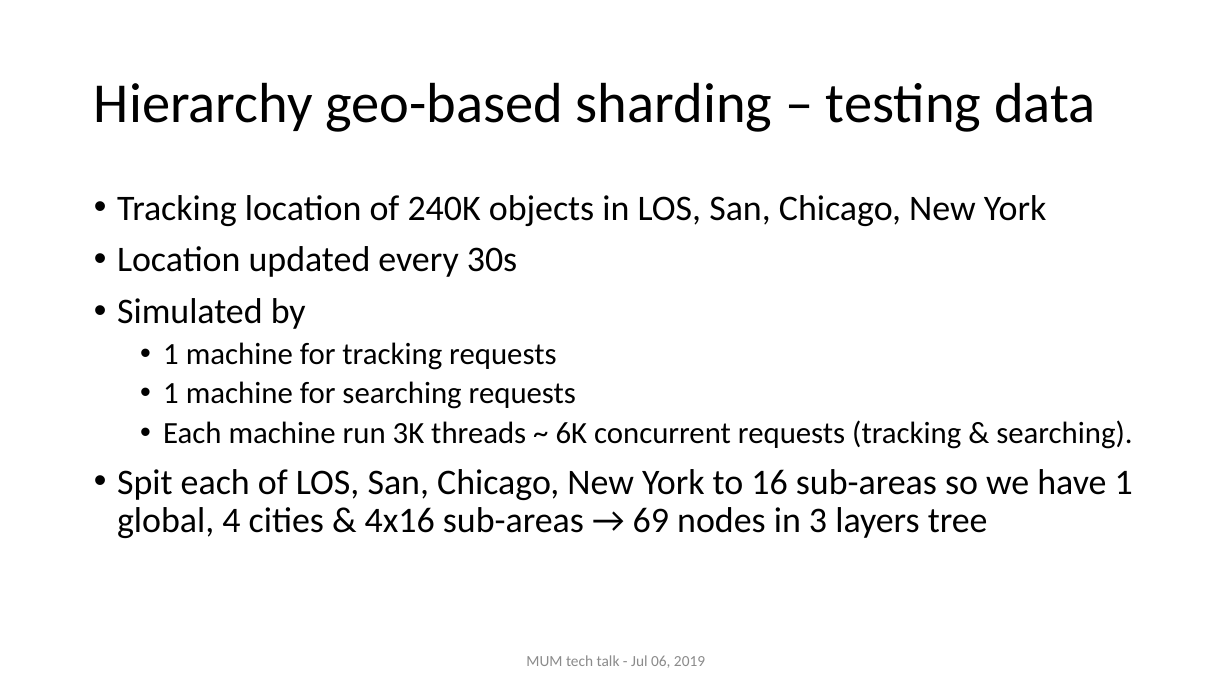
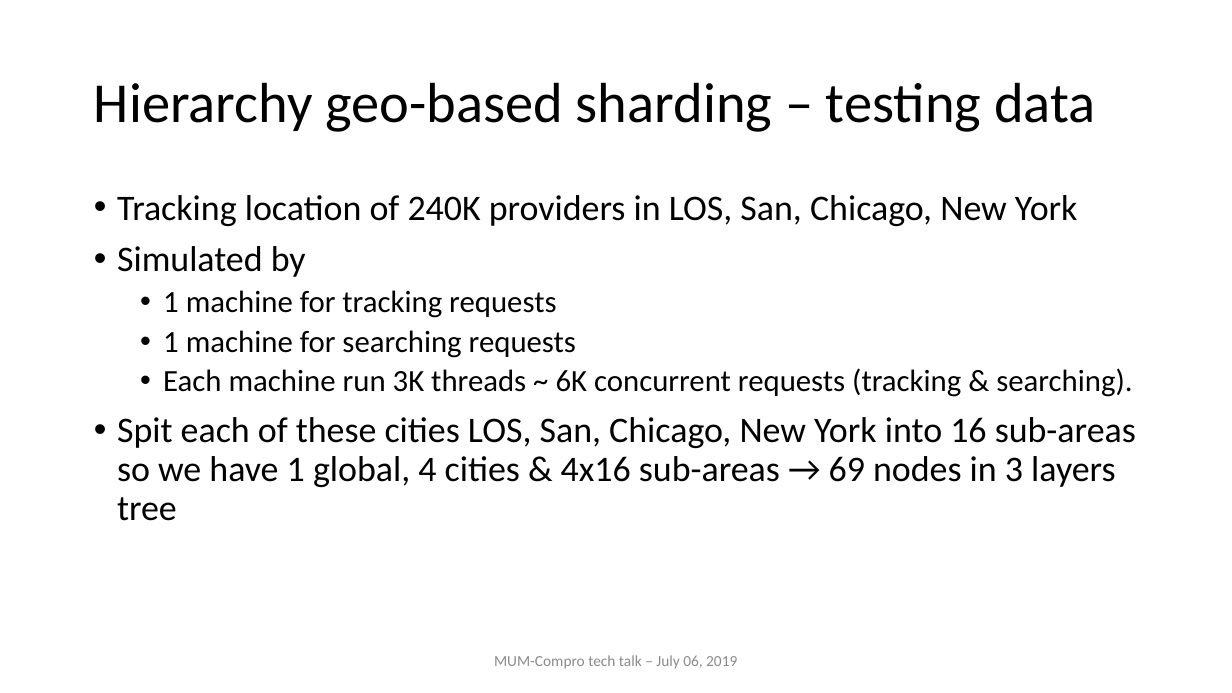
Before and after one commit to nghianghesi/hms, a slide deck: slide 10 of slide.pptx. Drawn at 1232x693 pixels with LibreOffice and Linux fonts; fonts in the diff are those of the drawing. Boxes give left, top, right and bottom in pixels: in the first picture for what was removed or moved away, otherwise in the second. Text is boxed around its words. In the diff, an @@ line names an element or a change of style, - is before the commit and + after.

```diff
--- a/slide.pptx
+++ b/slide.pptx
@@ text at [117,195,1078,226]: text changed @@
-• Tracking location of 240K objects in LOS, San, Chicago, New York
-• Location updated every 30s
+• Tracking location of 240K providers in LOS, San, Chicago, New York
@@ text at [117,417,1136,521]: text changed @@
-• Spit each of LOS, San, Chicago, New York to 16 sub-areas so we have 1 global, 4 cities & 4x16 sub-areas → 69 nodes in 3 layers tree
+• Spit each of these cities LOS, San, Chicago, New York into 16 sub-areas so we have 1 global, 4 cities & 4x16 sub-areas → 69 nodes in 3 layers tree
@@ text at [494,655,737,669]: text changed @@
-MUM tech talk - Jul 06, 2019
+MUM-Compro tech talk – July 06, 2019
```
Also in this commit, not shown: 27 other slides changed, 1 slide added.
